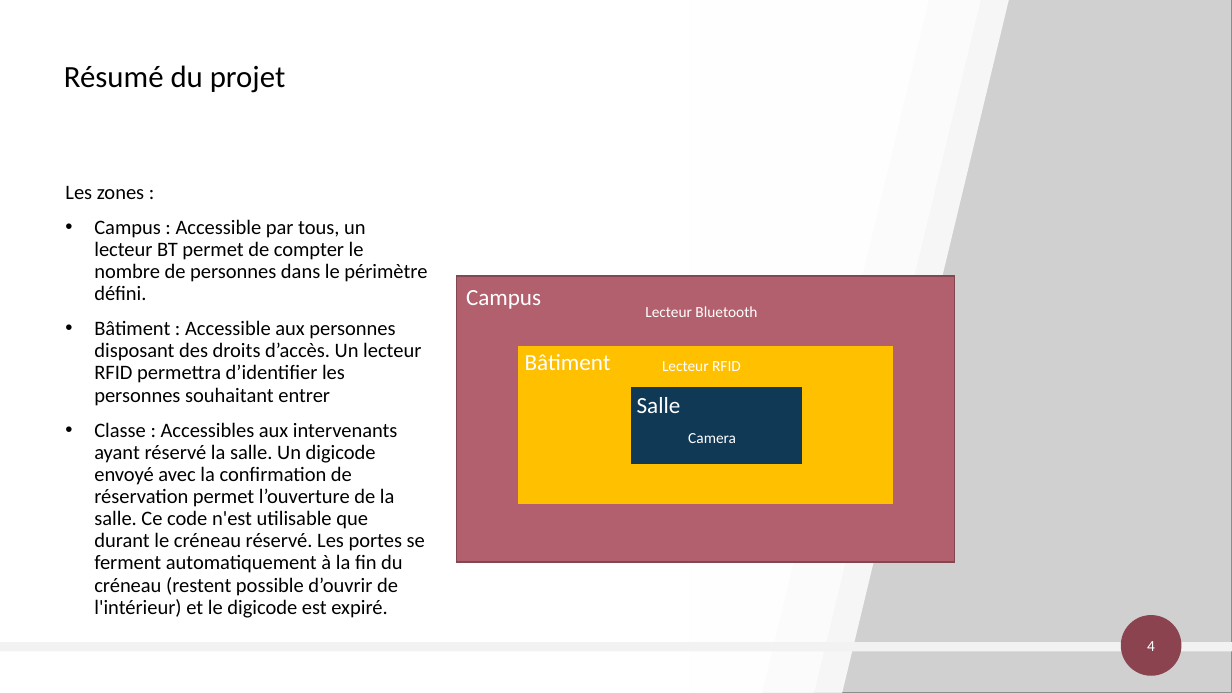
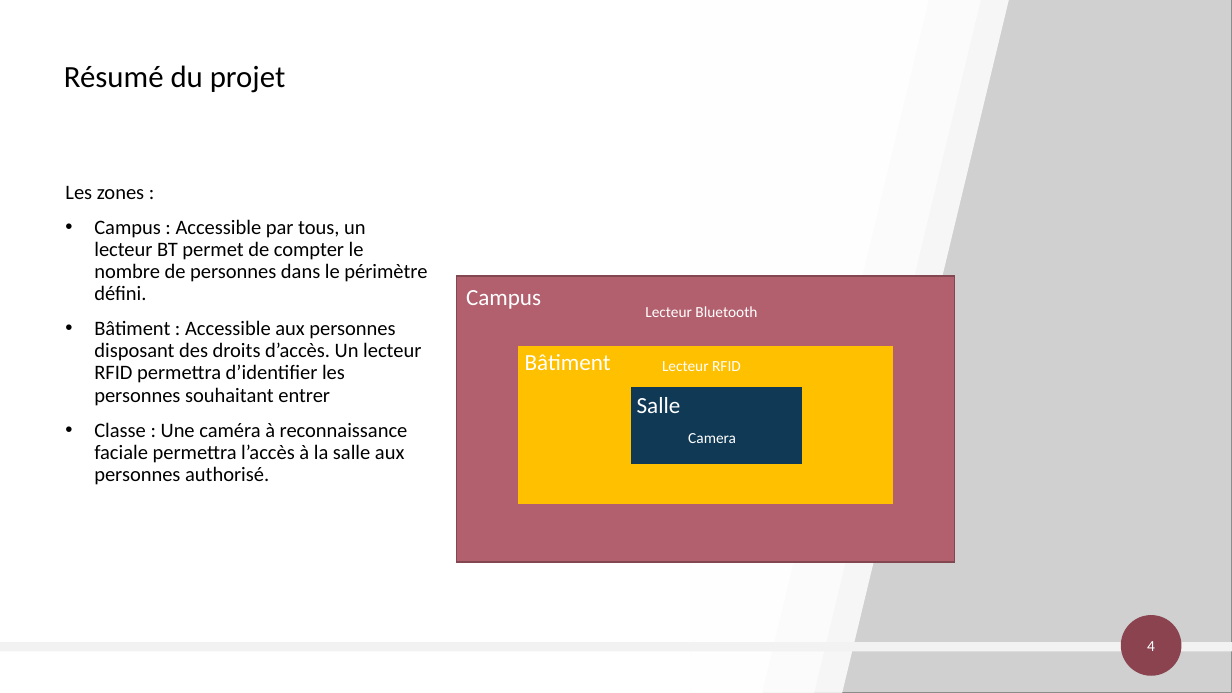
Before and after one commit to AlexandreSaxemard/GestionAccesBatiment, a slide deck: slide 4 of Docs/Gestion des accès au bâtiment.pptx. Drawn at 1232x693 pixels with LibreOffice and Linux fonts; fonts in the diff are those of the drawing; grey boxes stand for pictures. Boxes give left, top, right and bottom in pixels: in the first picture for what was removed or moved away, otherwise in the second. Text is boxed around its words. In the diff, an @@ line names an element or a change of style, - is before the commit and + after.

Commit message:
Présentation

```diff
--- a/Docs/Gestion des accès au bâtiment.pptx
+++ b/Docs/Gestion des accès au bâtiment.pptx
@@ text at (x1=94, y1=422, x2=408, y2=485): text changed @@
-• Classe : Accessibles aux intervenants ayant réservé la salle. Un digicode envoyé avec la confirmation de réservation permet l’ouverture de la salle. Ce code n'est utilisable que durant le créneau réservé. Les portes se ferment automatiquement à la fin du créneau (restent possible d’ouvrir de l'intérieur) et le digicode est expiré.
+• Classe : Une caméra à reconnaissance faciale permettra l’accès à la salle aux personnes authorisé.
```
